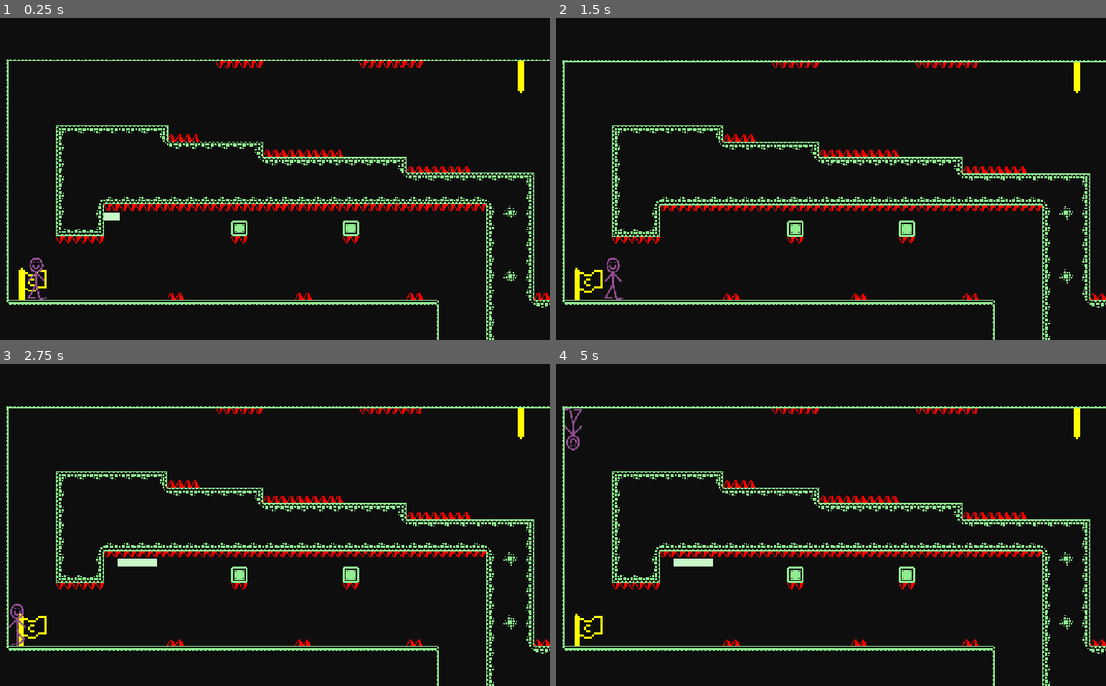
Above: before the commit, frames 1-4 (two rows, left to right).
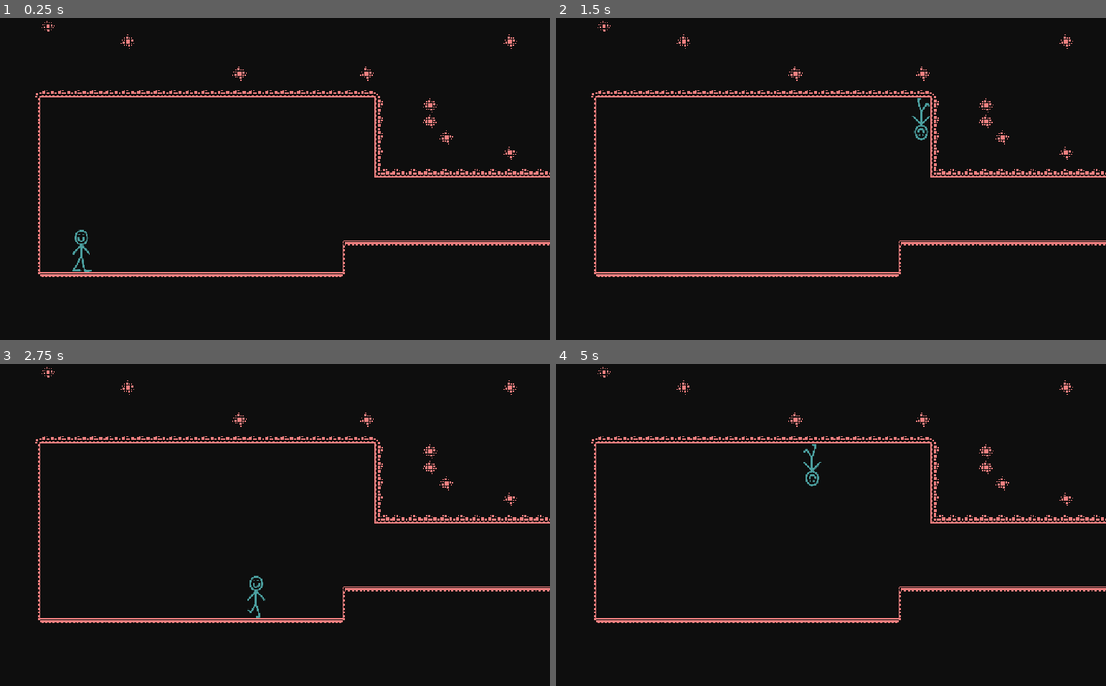
Above: after the commit, the same moments.

Repository: Emarald64/gravity-switcher
Game: Godot game, scene res://scenes/main.tscn
Same seed, same stepped clock (60 frames per second), same inputs: the game is played once before the commit and once after it.
Inputs:
- Up to frame 1 (0.25 s): no input
- Up to frame 2 (1.5 s): tap Enter at 0.5 s; hold Keypad 6 (move_right) from 0.53 s (still down); tap Alt at 0.6 s; tap Space (jump) at 0.77 s; tap Shift at 1.35 s
- Up to frame 3 (2.75 s): tap Space (jump) at 1.52 s; release Keypad 6 (move_right) at 2.03 s; hold A (move_left) from 2.03 s (still down); tap Alt at 2.1 s
- Up to frame 4 (5 s): release A (move_left) at 2.78 s; hold Keypad 6 (move_right) 2.78-4.28 s; tap Shift at 2.85, 4.35 s; tap Space (jump) at 3.02, 3.77, 4.52 s; tap Alt at 3.6 s; hold A (move_left) from 4.28 s (still down)

The runs differ from the first frame. In frame 1, 9.0% of the frame differs, in the area x 1-100%, y 0-100%; in frame 2, 9.2%; in frame 3, 9.3%; in frame 4, 9.4%.

Commit message:
reset player starting position

Diff:
--- a/scenes/main.tscn
+++ b/scenes/main.tscn
@@ -666,7 +666,7 @@
 metadata/_edit_lock_ = true
 
 [node name="Player" parent="." instance=ExtResource("2_sugp2")]
-position = Vector2(-2120, -117)
+position = Vector2(211, 466)
 floor_block_on_wall = false
 
 [node name="TileMapLayer" type="TileMapLayer" parent="." groups=["Recolor"]]
